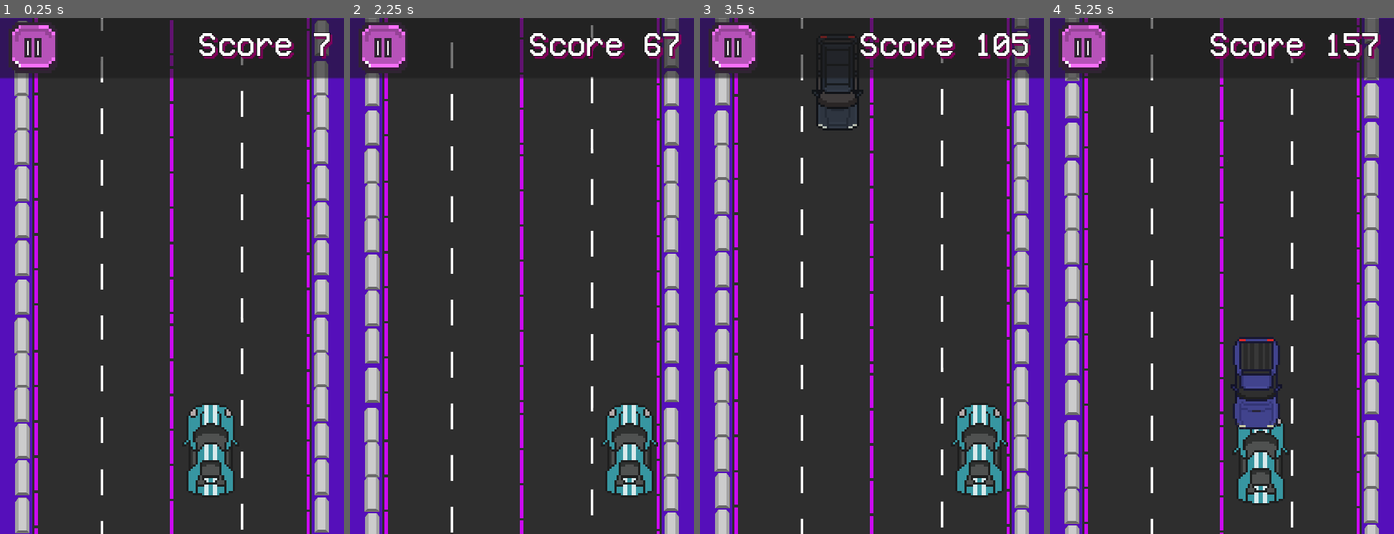
Above: before the commit, frames 1-4 (left to right).
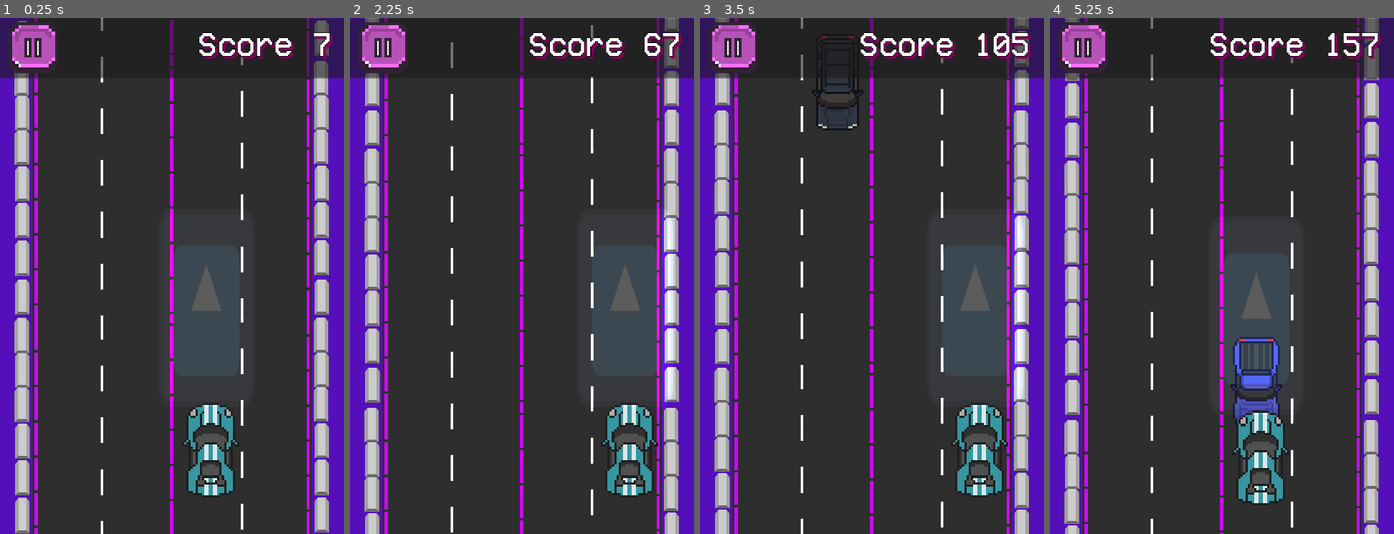
Above: after the commit, the same moments.

Repository: Maxsonin/Race-Game-for-Hackathon
Game: Godot game, scene res://scene/main/main.tscn
Same seed, same stepped clock (60 frames per second), same inputs: the game is played once before the commit and once after it. This scene is started directly instead of the project's main scene. The engine's default icon, where the game draws it, is replaced by a stand-in: a white triangle on a blue panel in a dark square.
Inputs:
- Up to frame 1 (0.25 s): no input
- Up to frame 2 (2.25 s): hold D (MoveRight) 0.53-1.28 s; hold A (MoveLeft) 1.28-2.03 s; hold D (MoveRight) from 2.03 s (still down)
- Up to frame 3 (3.5 s): keep holding D (MoveRight)
- Up to frame 4 (5.25 s): release D (MoveRight) at 3.53 s; hold A (MoveLeft) from 3.53 s (still down)

The runs differ from the first frame. In frame 1, 5.2% of the frame differs, in the area x 49-71%, y 36-76%; in frame 2, 6.2%, in the area x 70-94%, y 36-76%; in frame 3, 6.2%; in frame 4, 5.9%.

Commit message:
light update

Diff:
--- a/scene/main/main.gd
+++ b/scene/main/main.gd
@@ -2,7 +2,7 @@
 
 @onready var sound_in_out_controller = %soundInOutController
 @onready var constant_engine_sound = %constantEngineSound
-@onready var night=$night
+@onready var night = $night
 @onready var pause_menu = %PauseMenu
 var paused = false
 
--- a/scene/main/main.tscn
+++ b/scene/main/main.tscn
@@ -1,8 +1,9 @@
-[gd_scene load_steps=21 format=3 uid="uid://psf0b7wkagio"]
+[gd_scene load_steps=22 format=3 uid="uid://psf0b7wkagio"]
 
 [ext_resource type="PackedScene" uid="uid://csg7h2gw70il0" path="res://player_car/car.tscn" id="1_4gxa1"]
 [ext_resource type="Script" path="res://scene/main/main.gd" id="1_eq3eq"]
 [ext_resource type="PackedScene" uid="uid://wdk54g4eoif" path="res://road/road.tscn" id="2_i6rvc"]
+[ext_resource type="Texture2D" uid="uid://bgdje0mbtbqnf" path="res://icon.svg" id="3_uwaya"]
 [ext_resource type="Texture2D" uid="uid://bda3c73uuyb8e" path="res://imgs/buttons/pauseButtons/pauseButton.png" id="4_n11pj"]
 [ext_resource type="Script" path="res://scene/mainMenu/playTSB.gd" id="5_15ypm"]
 [ext_resource type="PackedScene" uid="uid://dbermyk47ak70" path="res://obstacles/obstacles_generator.tscn" id="6_s2b05"]
@@ -103,6 +104,21 @@
 [node name="GameScene" type="Node"]
 script = ExtResource("1_eq3eq")
 
+[node name="Car" parent="." instance=ExtResource("1_4gxa1")]
+unique_name_in_owner = true
+z_index = 15
+z_as_relative = false
+position = Vector2(96, 200)
+
+[node name="PointLight2D" type="PointLight2D" parent="Car"]
+z_index = 1
+z_as_relative = false
+position = Vector2(3.8147e-06, -65.25)
+scale = Vector2(0.351563, 0.722656)
+range_layer_min = -1
+range_layer_max = 1
+texture = ExtResource("3_uwaya")
+
 [node name="turnAnim" type="AnimationPlayer" parent="."]
 unique_name_in_owner = true
 libraries = {
@@ -110,13 +126,11 @@
 }
 speed_scale = 2.0
 
-[node name="Car" parent="." instance=ExtResource("1_4gxa1")]
-unique_name_in_owner = true
-position = Vector2(96, 200)
-
 [node name="Road" parent="." instance=ExtResource("2_i6rvc")]
+layer = -1
 
 [node name="TSBControls" type="Control" parent="."]
+visible = false
 layout_mode = 3
 anchors_preset = 15
 anchor_right = 1.0
@@ -149,7 +163,7 @@
 
 [node name="mainMusic" type="AudioStreamPlayer2D" parent="."]
 stream = ExtResource("9_a6ld3")
-volume_db = -15.0
+volume_db = -80.0
 autoplay = true
 
 [node name="UI" type="Node" parent="."]
